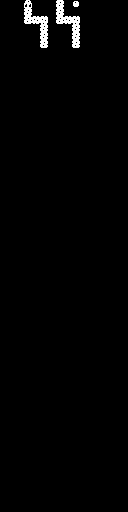
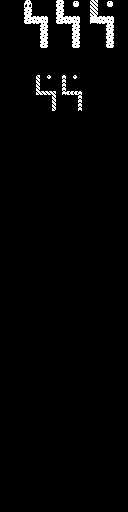
Layered file, before and after one edit (128×512). Changes by layer:
painted on "Background" over box(36, 0, 114, 111)
